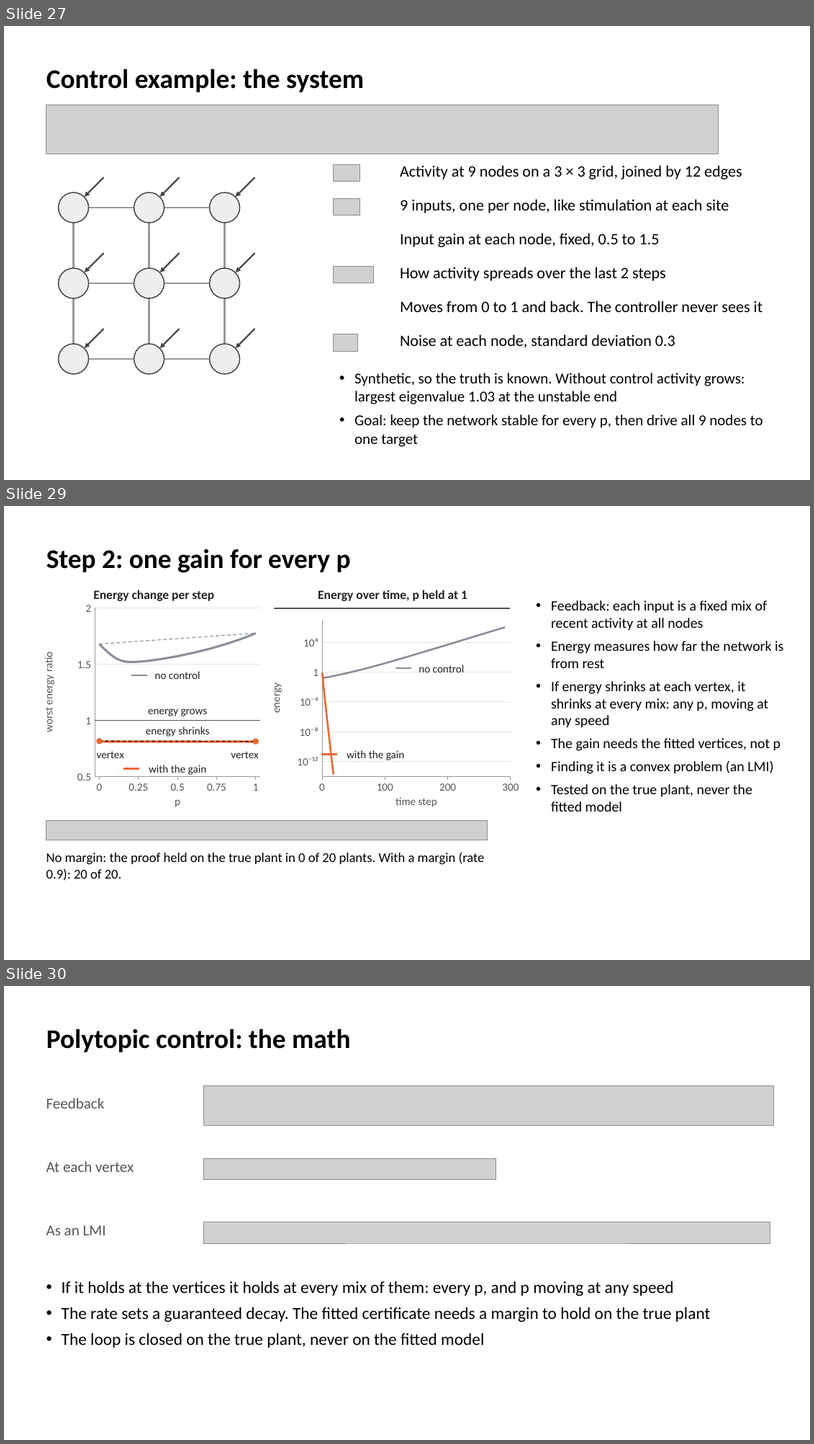
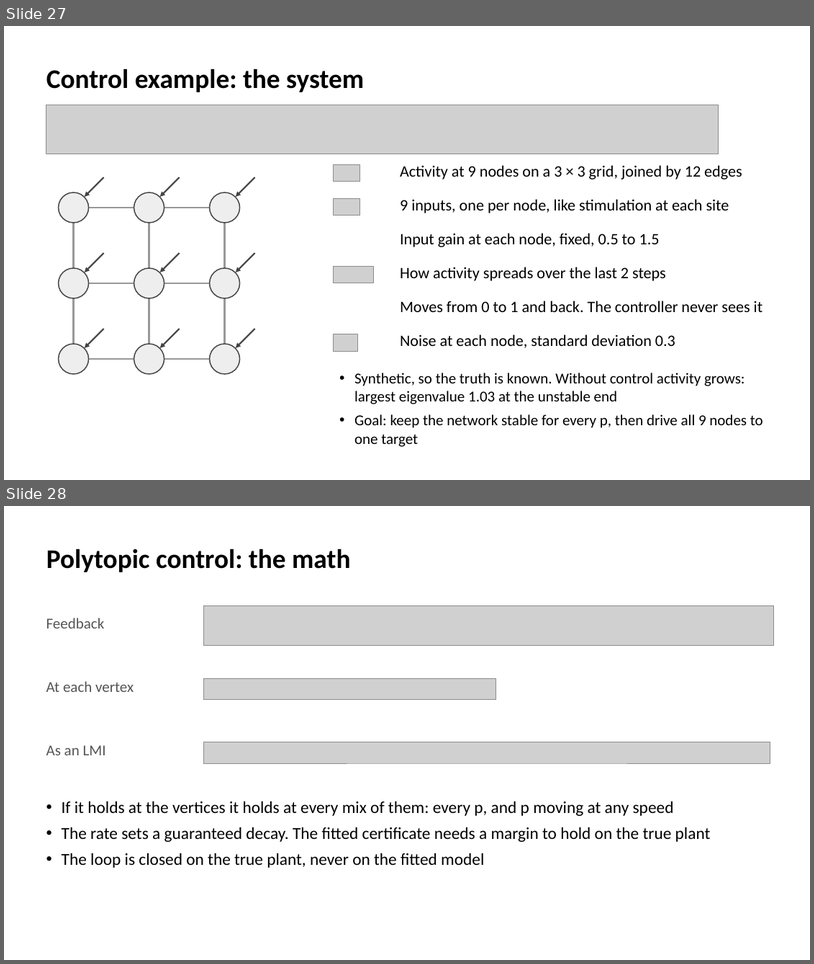
Before and after one commit to smartadi/tpgdar, a slide deck: TP-GDAR_IOS_Reach.pptx. Shown one above the other, each under a label of ours: slides 27, 29 and 30 before the commit, slides 27 and 28 after it; the slides between them are not shown. The pictures are 814x1444 and 814x964 pixels, drawn with LibreOffice and Linux fonts; fonts in the diff are those of the drawing; grey boxes stand for pictures; background and template pictures are left out. Boxes give left, top, right and bottom in pixels: in the first picture for what was removed or moved away, otherwise in the second. Text is boxed around its words. In the diff, an @@ line names an element or a change of style, - is before the commit and + after.

```diff
--- a/TP-GDAR_IOS_Reach.pptx
+++ b/TP-GDAR_IOS_Reach.pptx
@@ slide 29 removed at box(4, 506, 810, 960), background #FFFFFF @@
@@ title removed at box(46, 549, 351, 573) @@
-Step 2: one gain for every p
@@ text removed at box(318, 590, 468, 601) @@
-Energy over time, p held at 1
@@ freeform shape removed at box(274, 608, 510, 608) @@
@@ text removed at box(551, 600, 781, 811) @@
-• Feedback: each input is a fixed mix of recent activity at all nodes
-• Energy measures how far the network is from rest
-• If energy shrinks at each vertex, it shrinks at every mix: any p, moving at any speed
-• The gain needs the fitted vertices, not p
-• Finding it is a convex problem (an LMI)
-• Tested on the true plant, never the fitted model
@@ group removed at box(270, 620, 519, 807): 13 lines, 13 texts, 2 freeform shapes @@
-10⁻¹²
-10⁻⁸
-10⁻⁴
-1
-10⁴
-0
-100
-200
-300
-time step
-energy
-no control
-with the gain
@@ group removed at box(42, 590, 260, 807): 18 texts, 14 lines, 4 freeform shapes, 2 ellipses @@
-Energy change per step
-0.5
-1
-1.5
-2
-0
-0.25
-0.5
-0.75
-1
-p
-worst energy ratio
-energy grows
-energy shrinks
-vertex
-vertex
-no control
-with the gain
@@ picture removed at box(46, 821, 487, 840) @@
@@ text removed at box(46, 852, 485, 880) @@
-No margin: the proof held on the true plant in 0 of 20 plants. With a margin (rate 0.9): 20 of 20.
@@ what was slide 30 is now slide 28 @@
```
Also in this commit, not shown: 2 slides changed, 3 other slides removed, 3 other files.
